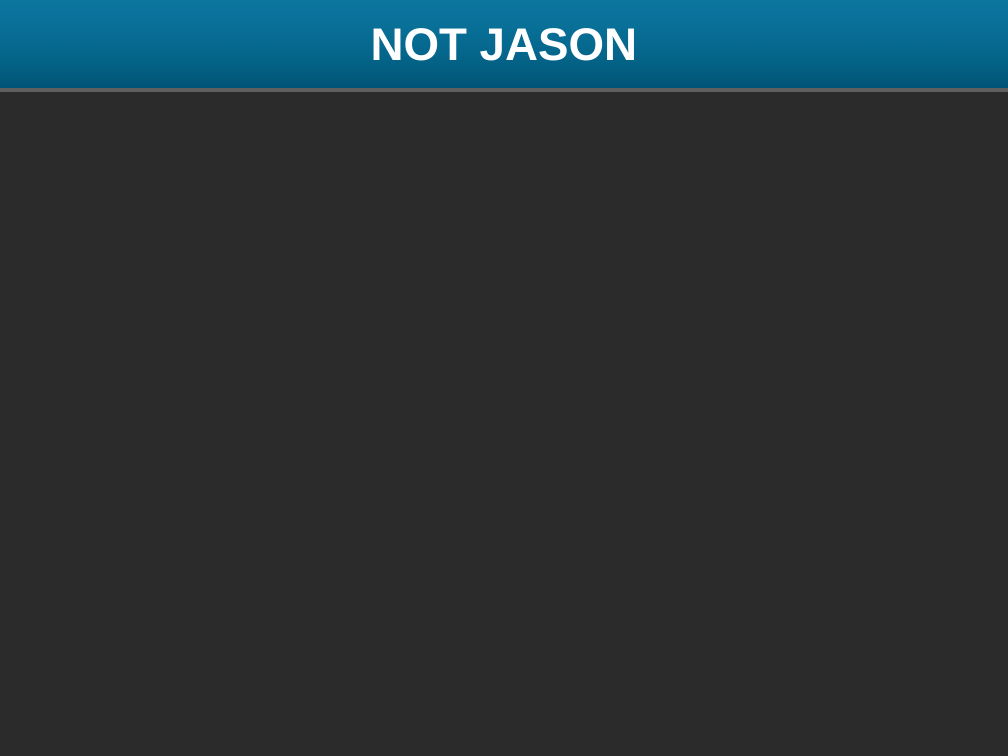
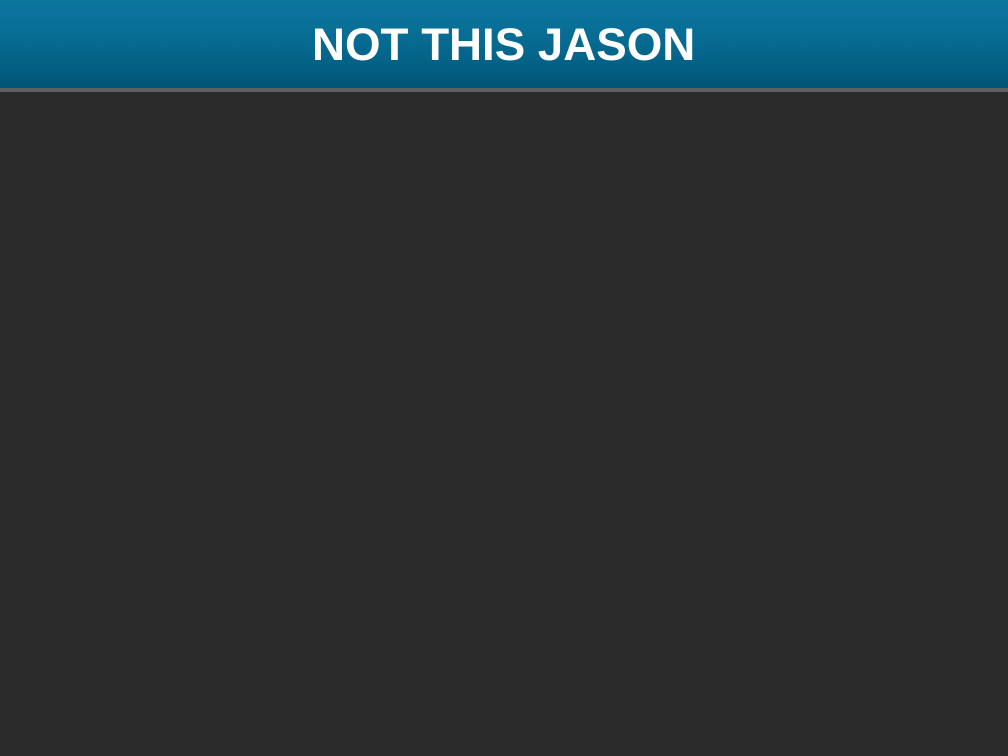
Before and after one commit to meghangill/klmugs, a slide deck: slide 2 of presentations/klmug-11/JSON.pptx. Drawn at 1008x756 pixels with LibreOffice and Linux fonts; fonts in the diff are those of the drawing; background and template pictures are left out; a plain dark background stands for a picture behind light text. Boxes give left, top, right and bottom in pixels: in the first picture for what was removed or moved away, otherwise in the second. Text is boxed around its words. In the diff, an @@ line names an element or a change of style, - is before the commit and + after.

```diff
--- a/presentations/klmug-11/JSON.pptx
+++ b/presentations/klmug-11/JSON.pptx
@@ text at [312, 28, 695, 61]: text changed @@
-NOT JASON
+NOT THIS JASON
```
Also in this commit, not shown: 3 other slides changed, 3 other files.
